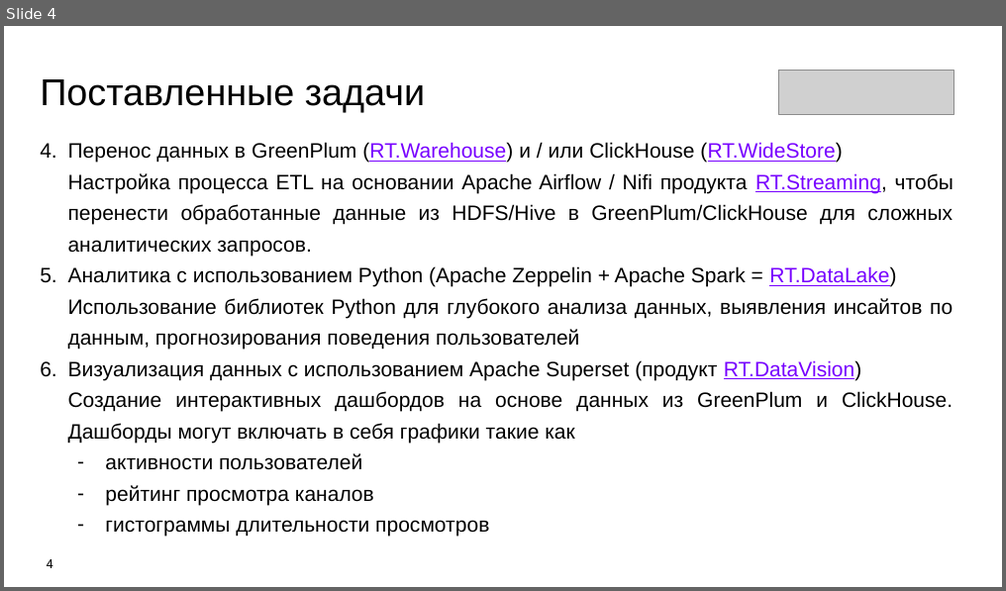
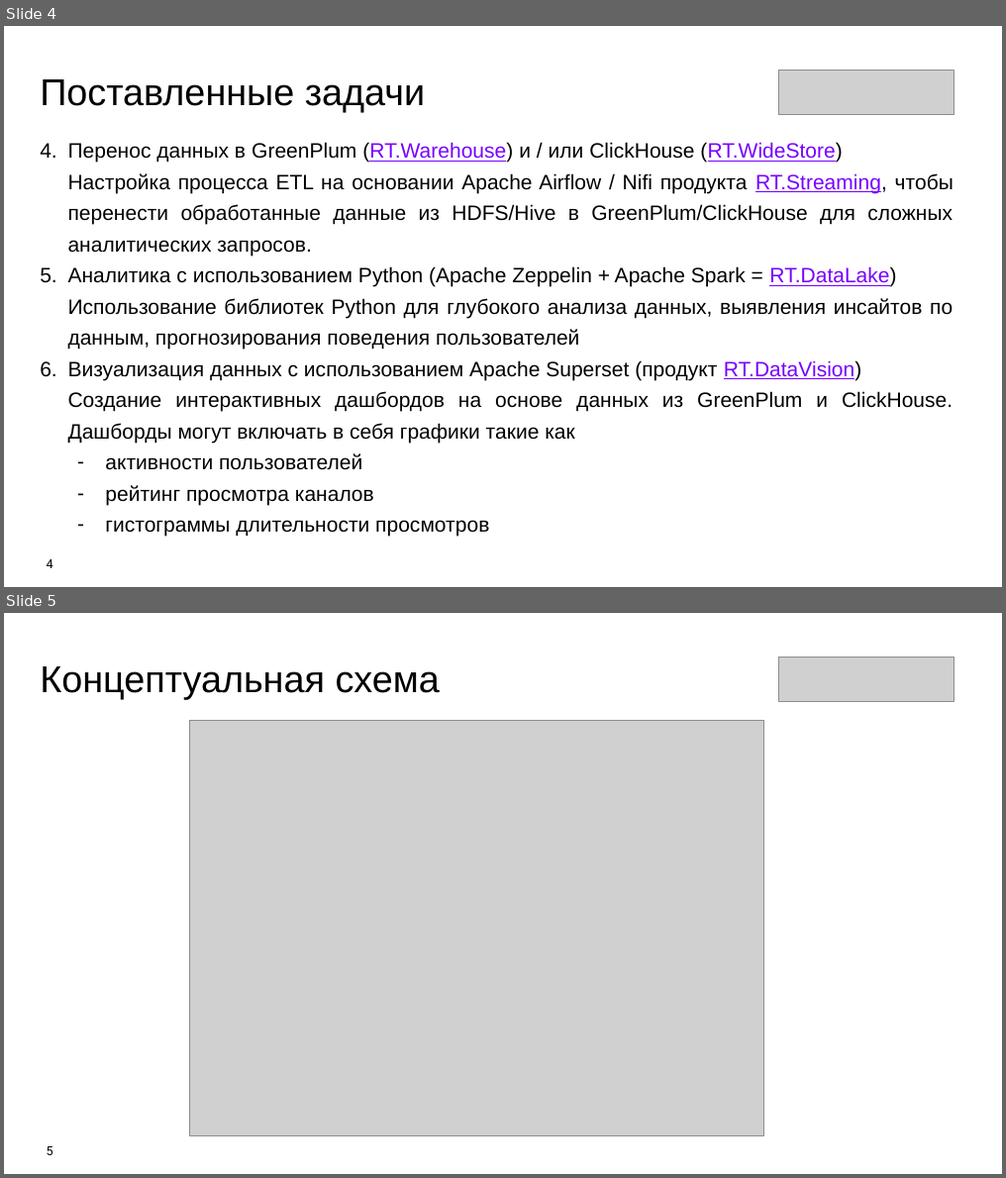
Before and after one commit to Olmeor/Data-engineer_Rostelecom_programming_school, a slide deck: Сertification/presentation.pptx. Shown one above the other, each under a label of ours: slide 4 before the commit, slides 4 and 5 after it. The pictures are 1006x591 and 1006x1178 pixels, drawn with LibreOffice and Linux fonts; fonts in the diff are those of the drawing; grey boxes stand for pictures. Boxes give left, top, right and bottom in pixels: in the first picture for what was removed or moved away, otherwise in the second. Text is boxed around its words. In the diff, an @@ line names an element or a change of style, - is before the commit and + after.

```diff
--- a/Сertification/presentation.pptx
+++ b/Сertification/presentation.pptx
@@ slide 5 added at <box>4,613,1002,1174</box>, background #FFFFFF @@
@@ text added at <box>40,666,440,700</box>, 36 pt, text #000000 @@
+Концептуальная схема
@@ picture added at <box>779,657,953,701</box> @@
@@ picture added at <box>190,720,763,1137</box> @@
@@ page number added at <box>47,1147,54,1156</box>, 12 pt, text #000000 @@
+5
```
Also in this commit, not shown: 7 slides changed, 4 other slides added, 5 slides removed, 1 other file.
